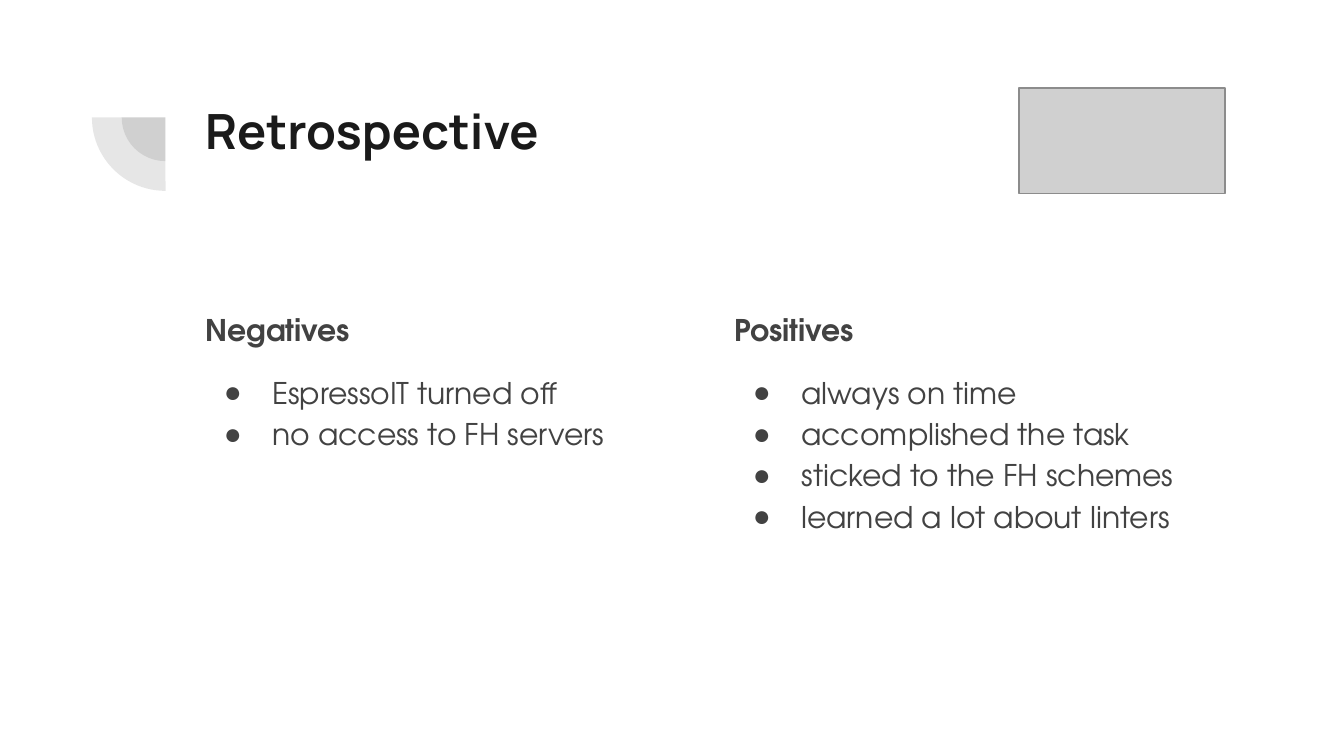
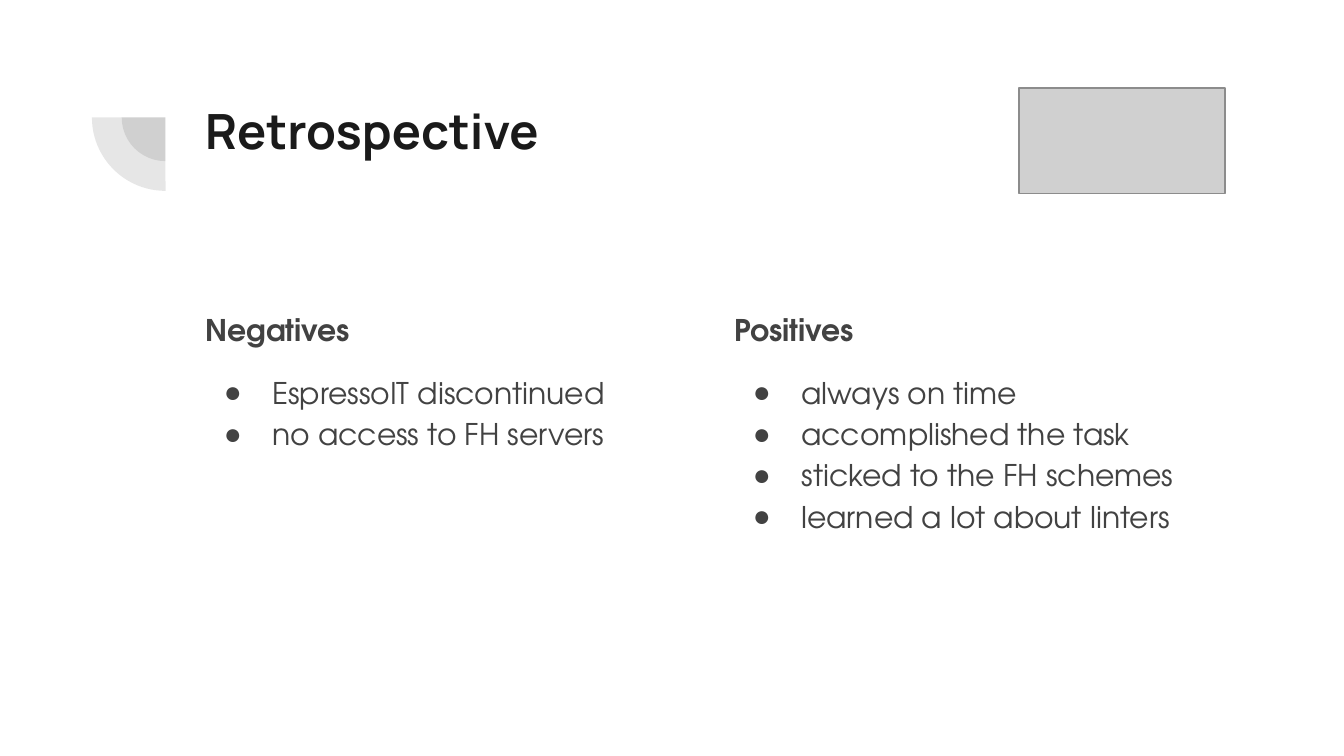
Before and after one commit to Alyf92/innoLab_1, a slide deck: slide 5 of INNO2/Protocol-Video/Merged PHP Linter.pptx. Drawn at 1344x756 pixels with LibreOffice and Linux fonts; fonts in the diff are those of the drawing; grey boxes stand for pictures. Boxes give left, top, right and bottom in pixels: in the first picture for what was removed or moved away, otherwise in the second. Text is boxed around its words. In the diff, an @@ line names an element or a change of style, - is before the commit and + after.

```diff
--- a/INNO2/Protocol-Video/Merged PHP Linter.pptx
+++ b/INNO2/Protocol-Video/Merged PHP Linter.pptx
@@ text at (x1=272, y1=382, x2=605, y2=410): text changed @@
-● EspressoIT turned off
+● EspressoIT discontinued
```
Also in this commit, not shown: 1 other slide changed.
